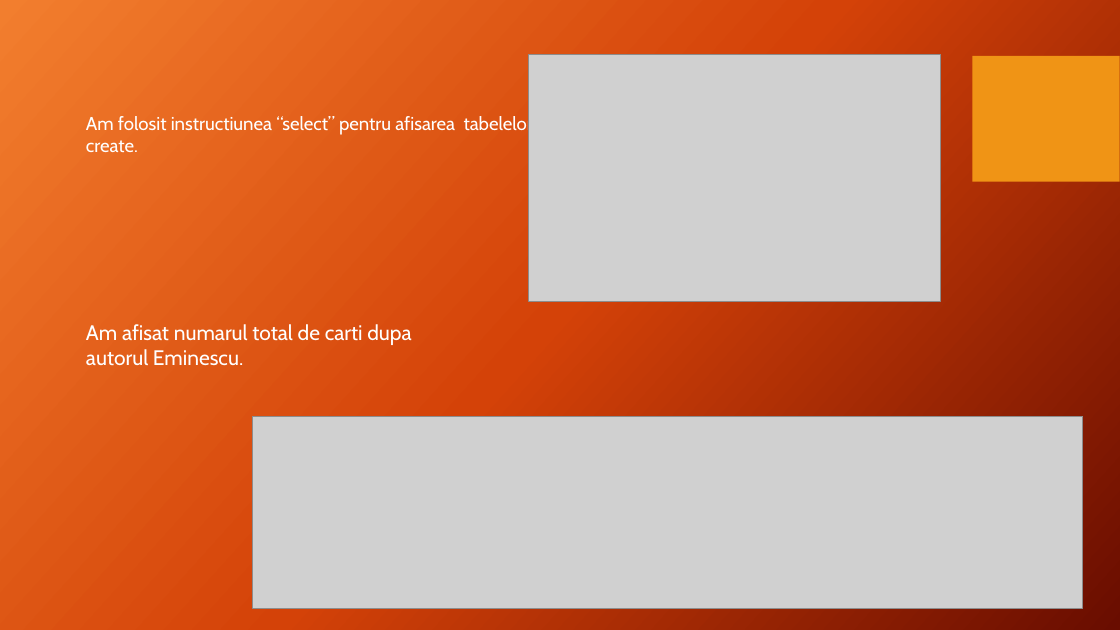
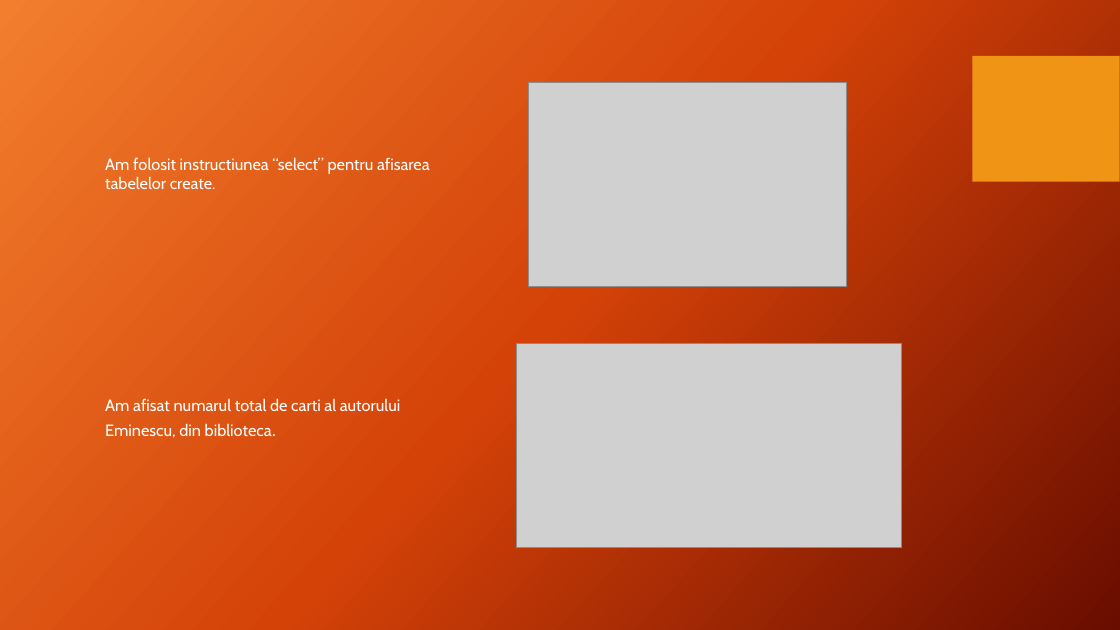
Before and after one commit to Nicoleta-24/proiect_testare, a slide deck: slide 10 of Proiect final.pptx. Drawn at 1120x630 pixels with LibreOffice and Linux fonts; fonts in the diff are those of the drawing; grey boxes stand for pictures; background and template pictures are left out. Boxes give left, top, right and bottom in pixels: in the first picture for what was removed or moved away, otherwise in the second. Text is boxed around its words. In the diff, an @@ line names an element or a change of style, - is before the commit and + after.

```diff
--- a/Proiect final.pptx
+++ b/Proiect final.pptx
@@ picture: place and size @@
-picture at (529,55,941,302)
+picture at (529,82,847,287)
@@ text "Am folosit instructiunea “select” pentru ...": place and size @@
-text "Am folosit instructiunea “select” pentru ..." at (86,114,533,152)
+text "Am folosit instructiunea “select” pentru ..." at (105,157,430,189)
@@ text "Am folosit instructiunea “select” pentru ..." at (105,157,430,189): size 16 to 14 pt @@
@@ picture: place and size @@
-picture at (252,416,1083,608)
+picture at (517,343,902,548)
@@ text at (105,398,401,438): text changed; size 18 to 14 pt @@
-Am afisat numarul total de carti dupa autorul Eminescu.
+Am afisat numarul total de carti al autorului Eminescu, din biblioteca.
```
Also in this commit, not shown: 10 other slides changed, 1 slide added, 1 slide removed, 1 other file.
